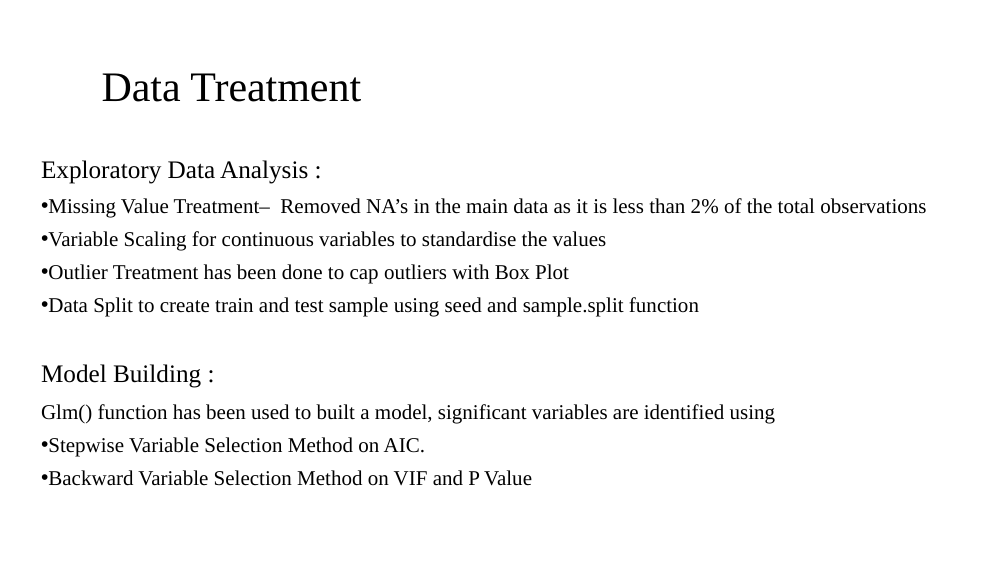
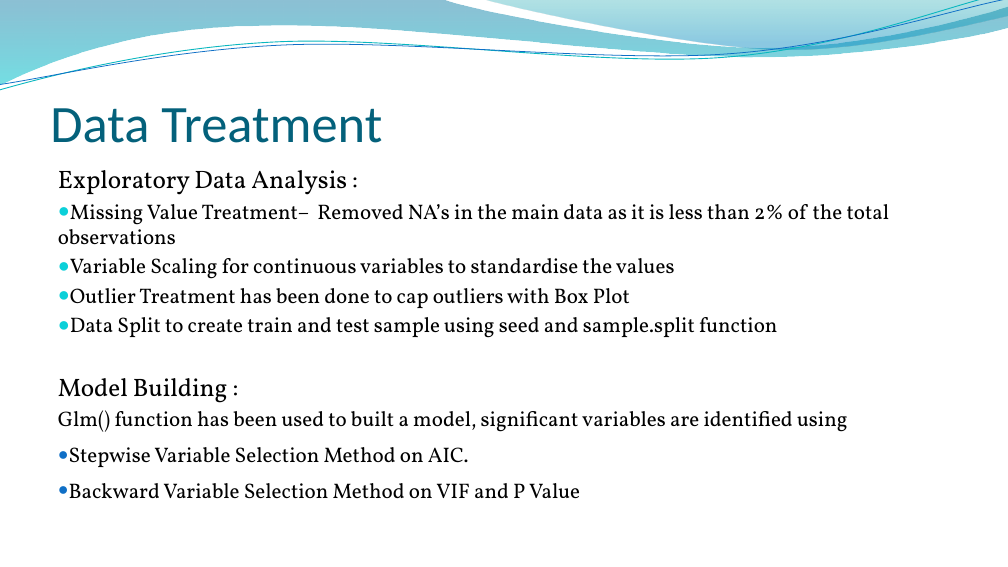
Before and after one commit to bfsi-capstone/CredxCapstoneDFS14, a slide deck: slide 14 of BFS_Capstone_Approach.pptx (slide 16 before the commit). Drawn at 1008x567 pixels with LibreOffice and Linux fonts; fonts in the diff are those of the drawing; background and template pictures are left out. Boxes give left, top, right and bottom in pixels: in the first picture for what was removed or moved away, otherwise in the second. Text is boxed around its words. In the diff, an @@ line names an element or a change of style, - is before the commit and + after.

```diff
--- a/BFS_Capstone_Approach.pptx
+++ b/BFS_Capstone_Approach.pptx
@@ freeform shape added at [0,0,1008,85], fill gradient #0074A1 to #00C6CF @@
@@ freeform shape added at [0,0,1008,94], outline #0AB8BF 0.85 pt @@
@@ freeform shape added at [0,0,1008,90], outline #0F6FC6 0.75 pt @@
@@ freeform shape added at [483,0,1008,52], fill gradient #00A1A9 to #008BBF @@
@@ title "Data Treatment": place and size @@
-title "Data Treatment" at [102,73,361,102]
+title "Data Treatment" at [50,108,382,143]
@@ title "Data Treatment" at [50,108,382,143]: size 40 to 50 pt, font Times New Roman to Calibri, text colour #000000 to #04617B; line spacing 0.9 to 1; vertical alignment middle to bottom @@
@@ text "Exploratory Data Analysis :": place and size @@
-text "Exploratory Data Analysis :" at [41,160,926,486]
+text "Exploratory Data Analysis :" at [58,170,890,499]
@@ text "Exploratory Data Analysis :" at [58,170,890,499]: font Times New Roman to Vollkorn; line spacing 0.9 to 1; less space between paragraphs; bullet • to ● @@
```
Also in this commit, not shown: 10 other slides changed, 4 slides added, 6 slides removed.
